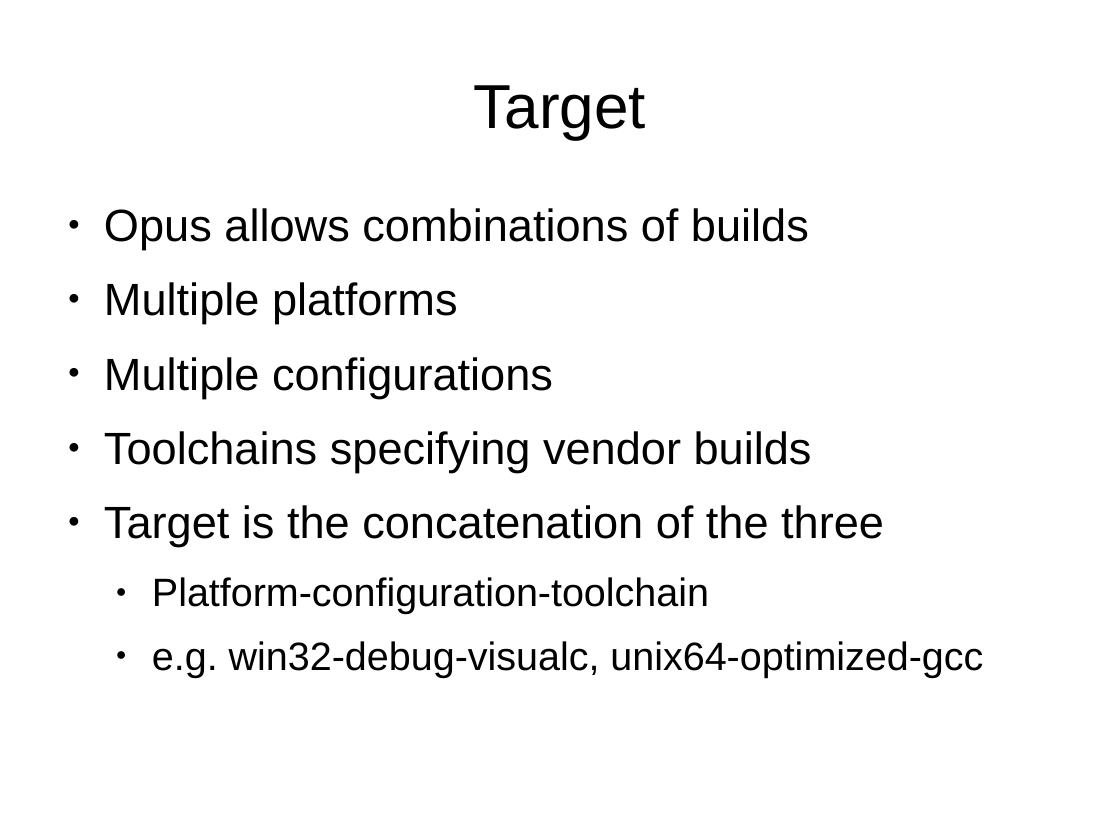
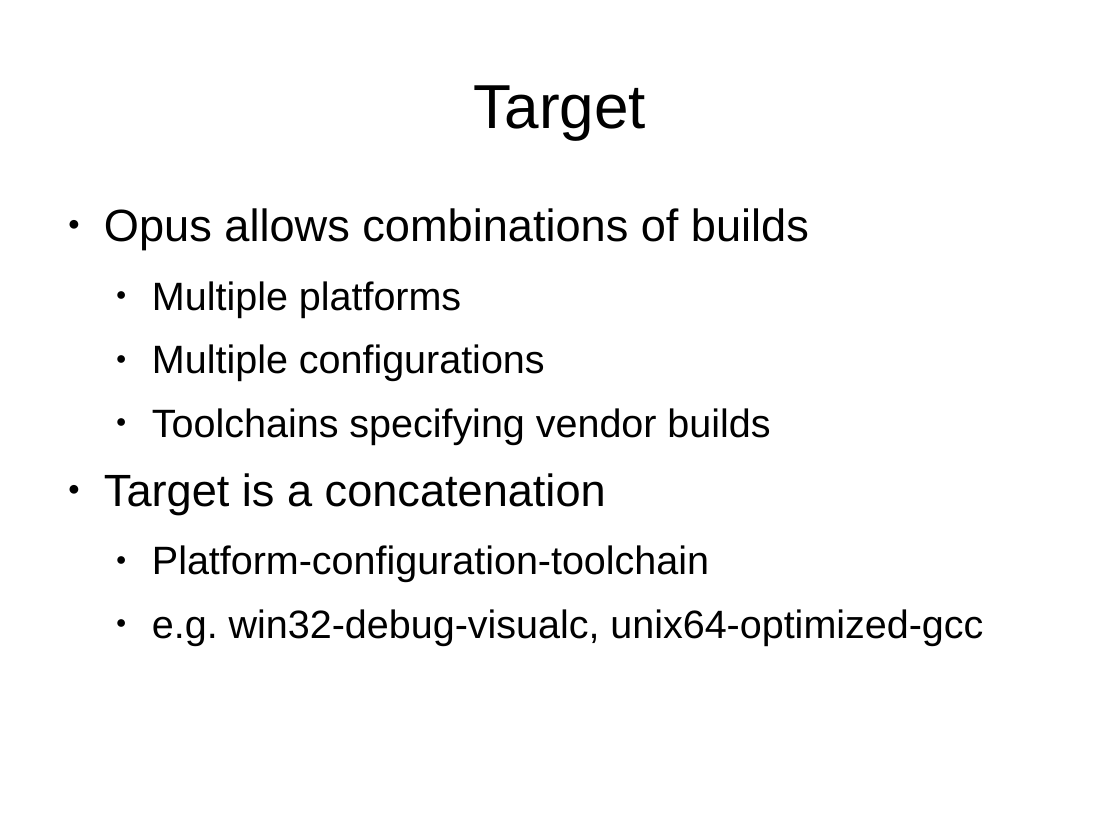
Before and after one commit to markfinal/BuildAMation, a slide deck: slide 14 of documentation/introduction.odp. Drawn at 1120x840 pixels with LibreOffice and Linux fonts; fonts in the diff are those of the drawing. Boxes give left, top, right and bottom in pixels: in the first picture for what was removed or moved away, otherwise in the second. Text is boxed around its words. In the diff, an @@ line names an element or a change of style, - is before the commit and + after.

```diff
--- a/documentation/introduction.odp
+++ b/documentation/introduction.odp
@@ text at (x1=152, y1=281, x2=770, y2=444): size 32 to 28 pt in "Multiple platforms", "Multiple configurations", "Toolchains specifying vendor builds"; list level 1 to 2 in "Multiple platforms"; list level 1 to 2 in "Multiple configurations"; list level 1 to 2 in "Toolchains specifying vendor builds" @@
@@ text at (x1=104, y1=473, x2=606, y2=514): text changed @@
-● Target is the concatenation of the three
+● Target is a concatenation
```
Also in this commit, not shown: 2 other slides changed.
